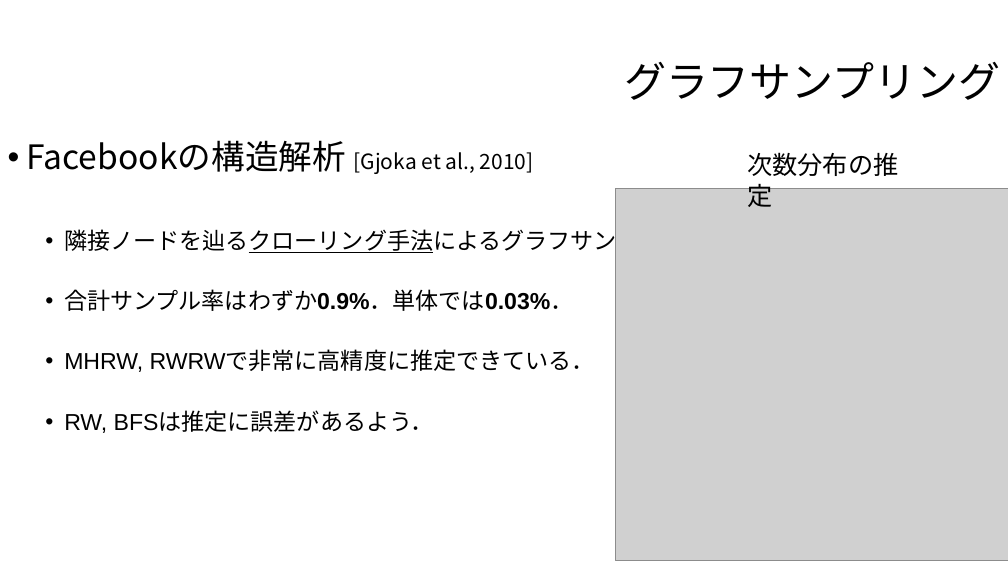
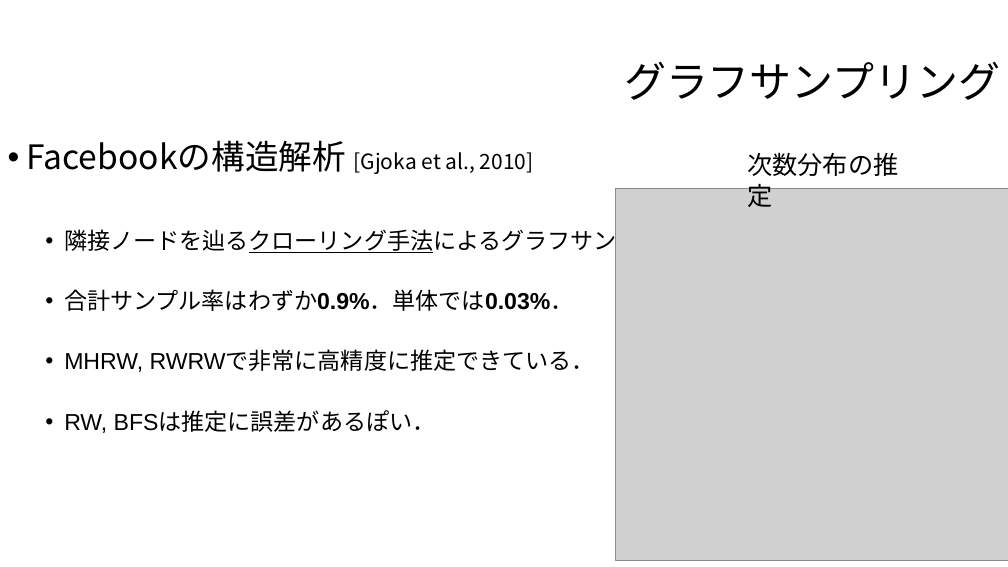
Before and after one commit to hiragaatsuya/trial_shudolab_2019, a slide deck: slide 10 of 第1回スライド.pptx (slide 11 before the commit). Drawn at 1008x567 pixels with LibreOffice and Linux fonts; fonts in the diff are those of the drawing; grey boxes stand for pictures; background and template pictures are left out. Boxes give left, top, right and bottom in pixels: in the first picture for what was removed or moved away, otherwise in the second. Text is boxed around its words. In the diff, an @@ line names an element or a change of style, - is before the commit and + after.

```diff
--- a/第1回スライド.pptx
+++ b/第1回スライド.pptx
@@ text at [64, 411, 436, 433]: text changed @@
-  • RW, BFSは推定に誤差があるよう．
+  • RW, BFSは推定に誤差があるぽい．
```
Also in this commit, not shown: 5 other slides changed, 2 other files.
